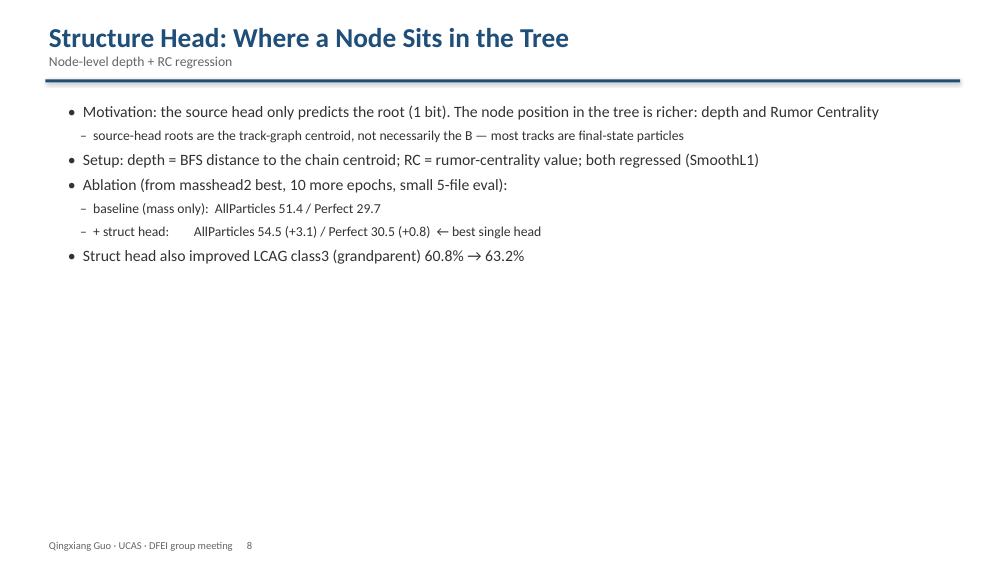
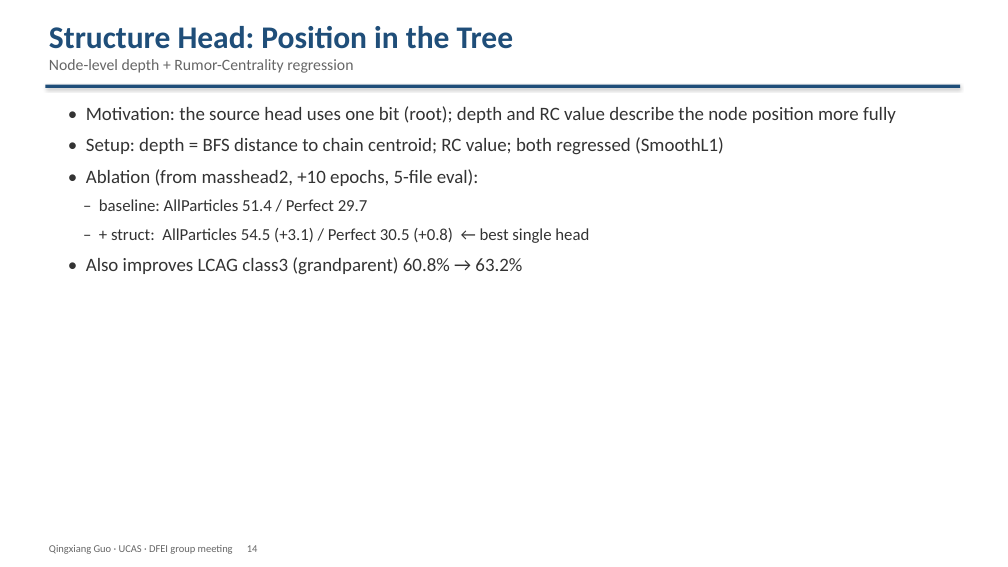
Before and after one commit to Aniedrew/dfei_ift, a slide deck: slide 14 of meeting_figs/DFEI_progress_20260902_EN.pptx (slide 8 before the commit). Drawn at 1008x567 pixels with LibreOffice and Linux fonts; fonts in the diff are those of the drawing. Boxes give left, top, right and bottom in pixels: in the first picture for what was removed or moved away, otherwise in the second. Text is boxed around its words. In the diff, an @@ line names an element or a change of style, - is before the commit and + after.

Commit message:
docs: formalize group-meeting deck v2 (25 slides, figures, >=20pt) + speech script

```diff
--- a/meeting_figs/DFEI_progress_20260902_EN.pptx
+++ b/meeting_figs/DFEI_progress_20260902_EN.pptx
@@ text at (x1=49, y1=26, x2=513, y2=73): text changed; size 26 to 15 pt; text colour #1F4E79 to #666666; bold off @@
-Structure Head: Where a Node Sits in the Tree
-Node-level depth + RC regression
+Structure Head: Position in the Tree
+Node-level depth + Rumor-Centrality regression
@@ rectangle moved from (x1=45, y1=79, x2=960, y2=82) to (x1=45, y1=85, x2=960, y2=88) @@
@@ text at (x1=86, y1=106, x2=896, y2=275): text changed; size 15 to 18 pt @@
-• Motivation: the source head only predicts the root (1 bit). The node position in the tree is richer: depth and Rumor Centrality
-– source-head roots are the track-graph centroid, not necessarily the B — most tracks are final-state particles
-• Setup: depth = BFS distance to the chain centroid; RC = rumor-centrality value; both regressed (SmoothL1)
-• Ablation (from masshead2 best, 10 more epochs, small 5-file eval):
-– baseline (mass only): AllParticles 51.4 / Perfect 29.7
-– + struct head: AllParticles 54.5 (+3.1) / Perfect 30.5 (+0.8) ← best single head
-• Struct head also improved LCAG class3 (grandparent) 60.8% → 63.2%
+• Motivation: the source head uses one bit (root); depth and RC value describe the node position more fully
+• Setup: depth = BFS distance to chain centroid; RC value; both regressed (SmoothL1)
+• Ablation (from masshead2, +10 epochs, 5-file eval):
+– baseline: AllParticles 51.4 / Perfect 29.7
+– + struct: AllParticles 54.5 (+3.1) / Perfect 30.5 (+0.8) ← best single head
+• Also improves LCAG class3 (grandparent) 60.8% → 63.2%
@@ text at (x1=49, y1=545, x2=258, y2=554): text changed @@
-Qingxiang Guo · UCAS · DFEI group meeting 8
+Qingxiang Guo · UCAS · DFEI group meeting 14
```
Also in this commit, not shown: 14 other slides changed, 10 slides added, 4 slides removed, 2 other files.
